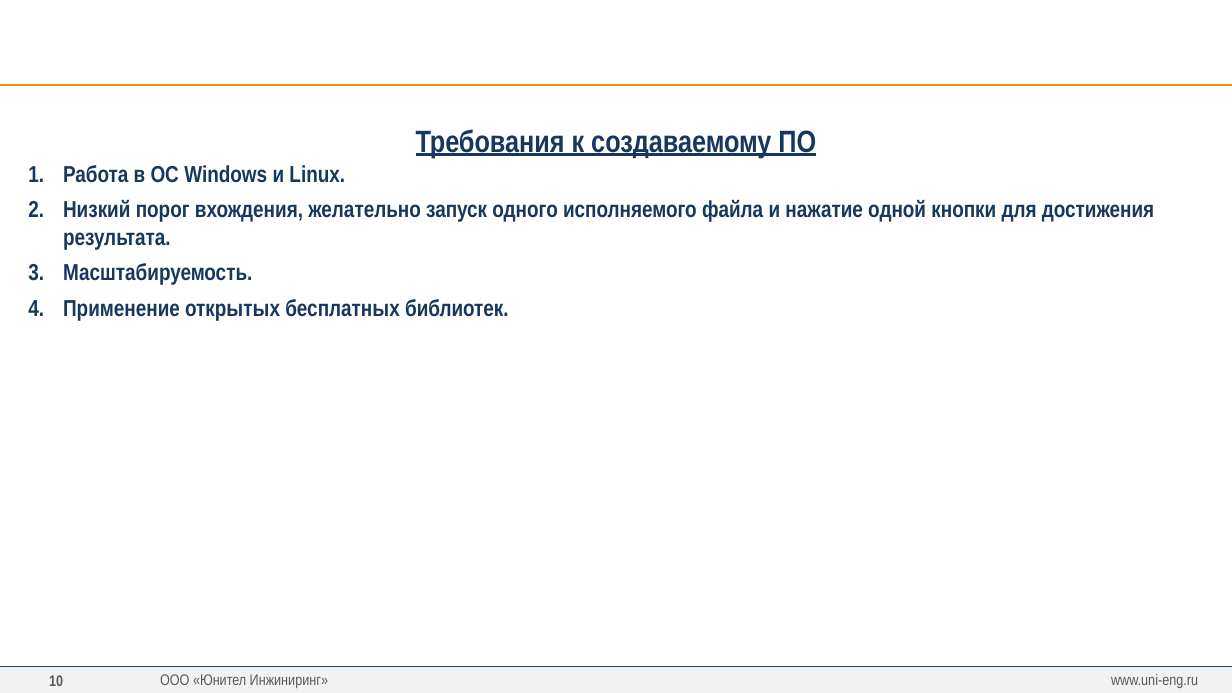
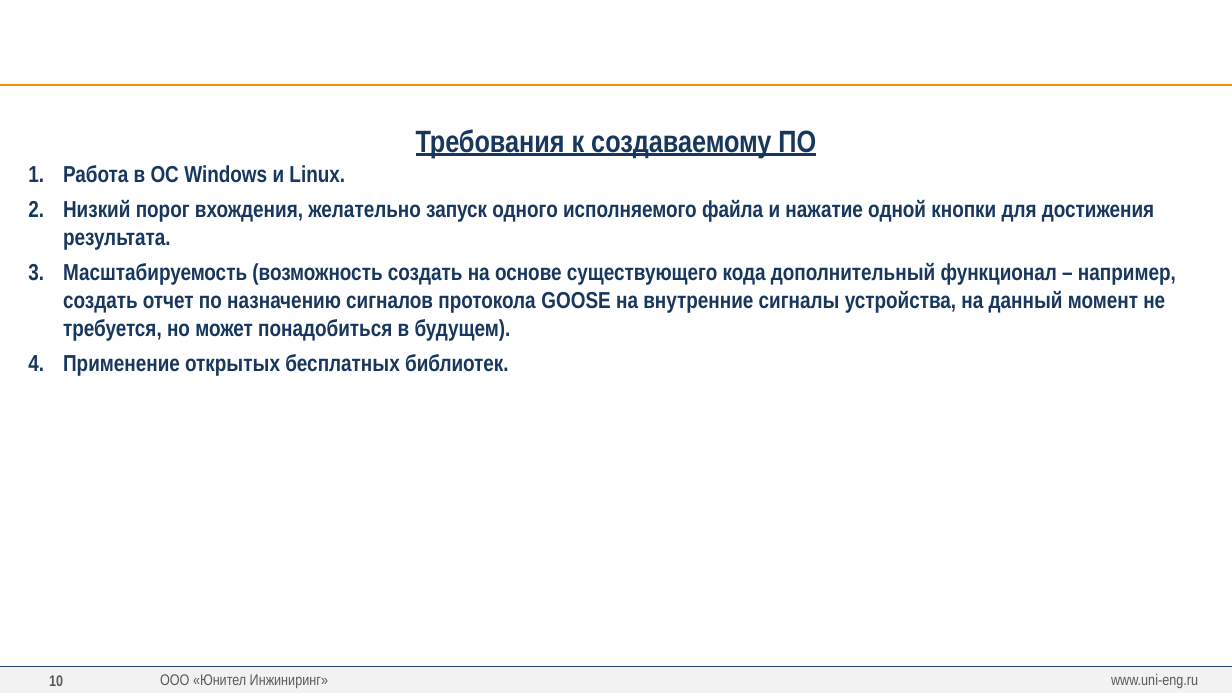
Before and after one commit to greglu1976/ProjectOmni, a slide deck: slide 10 of Презентация/Презентация v3.pptx. Drawn at 1232x693 pixels with LibreOffice and Linux fonts; fonts in the diff are those of the drawing; background and template pictures are left out. Boxes give left, top, right and bottom in pixels: in the first picture for what was removed or moved away, otherwise in the second. Text is boxed around its words. In the diff, an @@ line names an element or a change of style, - is before the commit and + after.

```diff
--- a/Презентация/Презентация v3.pptx
+++ b/Презентация/Презентация v3.pptx
@@ text at (x1=63, y1=262, x2=1176, y2=341): text changed @@
-3. Масштабируемость.
+3. Масштабируемость (возможность создать на основе существующего кода дополнительный функционал – например, создать отчет по назначению сигналов протокола GOOSE на внутренние сигналы устройства, на данный момент не требуется, но может понадобиться в будущем).
```
Also in this commit, not shown: 6 other slides changed, 1 slide removed, 18 other files.
